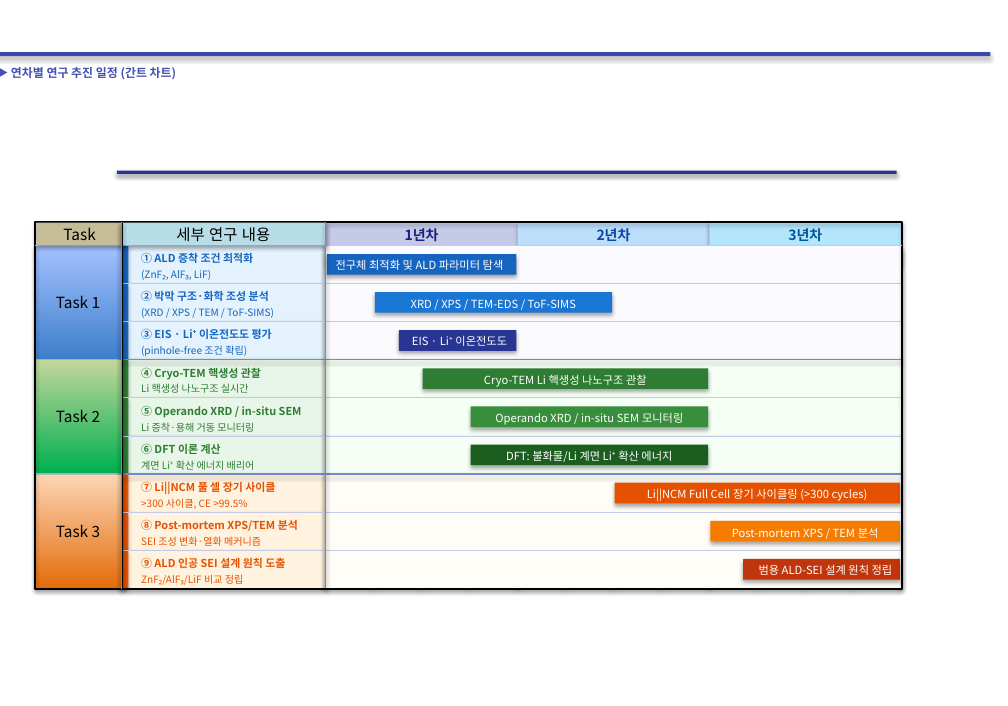
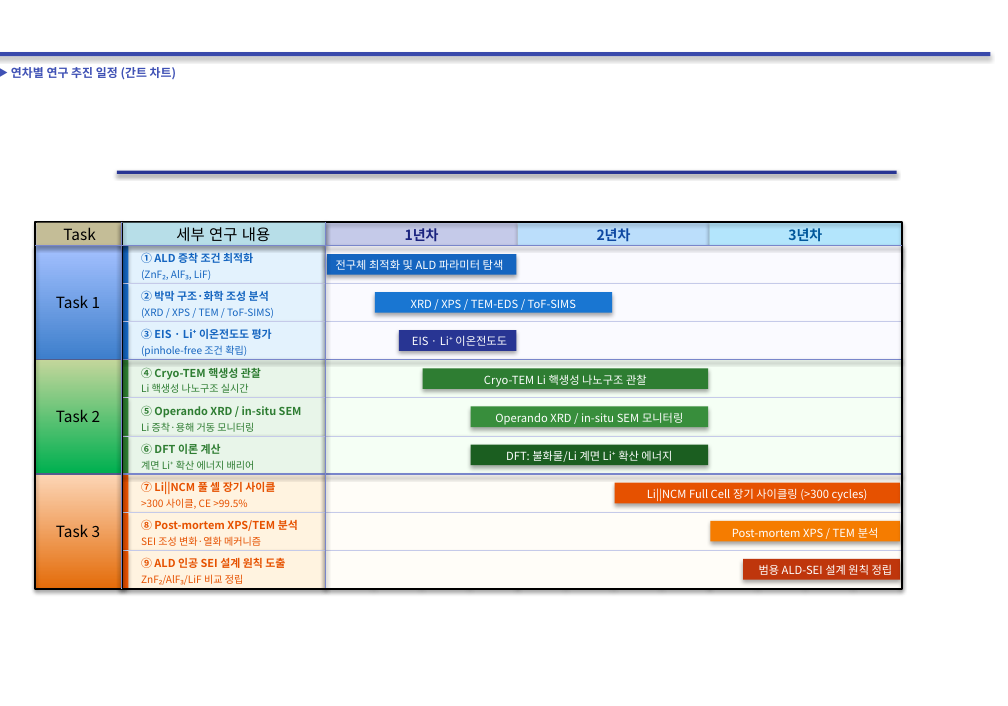
Before and after one commit to Logos365/SMLEE, a slide deck: slide 9 of 030_Project/032_Proposed Project/09_개인기초 2차/그림2_연구로드맵.pptx (slide 4 before the commit). Drawn at 1008x706 pixels with LibreOffice and Linux fonts; fonts in the diff are those of the drawing. Boxes give left, top, right and bottom in pixels: in the first picture for what was removed or moved away, otherwise in the second. Text is boxed around its words. In the diff, an @@ line names an element or a change of style, - is before the commit and + after.

```diff
--- a/030_Project/032_Proposed Project/09_개인기초 2차/그림2_연구로드맵.pptx
+++ b/030_Project/032_Proposed Project/09_개인기초 2차/그림2_연구로드맵.pptx
@@ line added from (35, 245) to (902, 245), #7986CB 1 pt @@
@@ line moved from (121, 360) - (901, 360) to (35, 360) - (901, 360) @@
@@ line moved from (121, 474) - (901, 474) to (35, 474) - (901, 474) @@
```
Also in this commit, not shown: 4 slides added.
